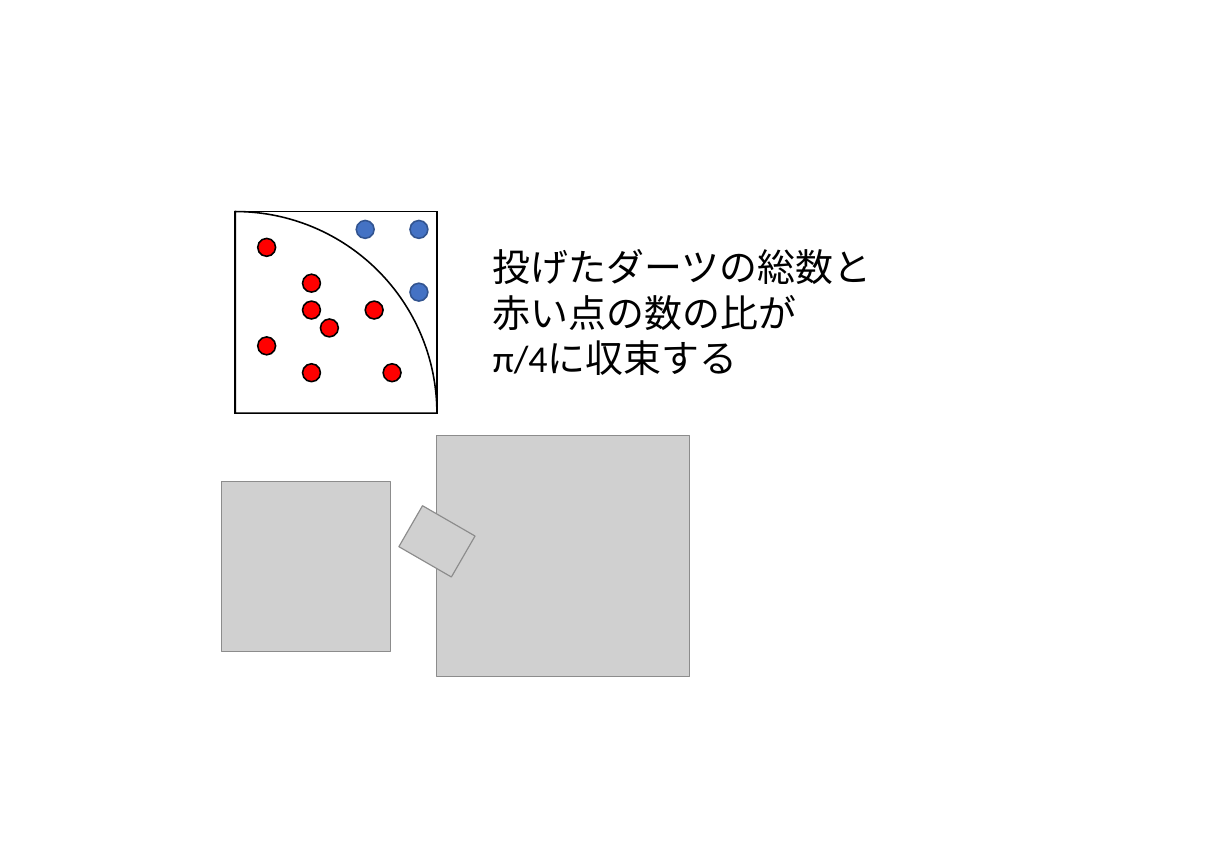
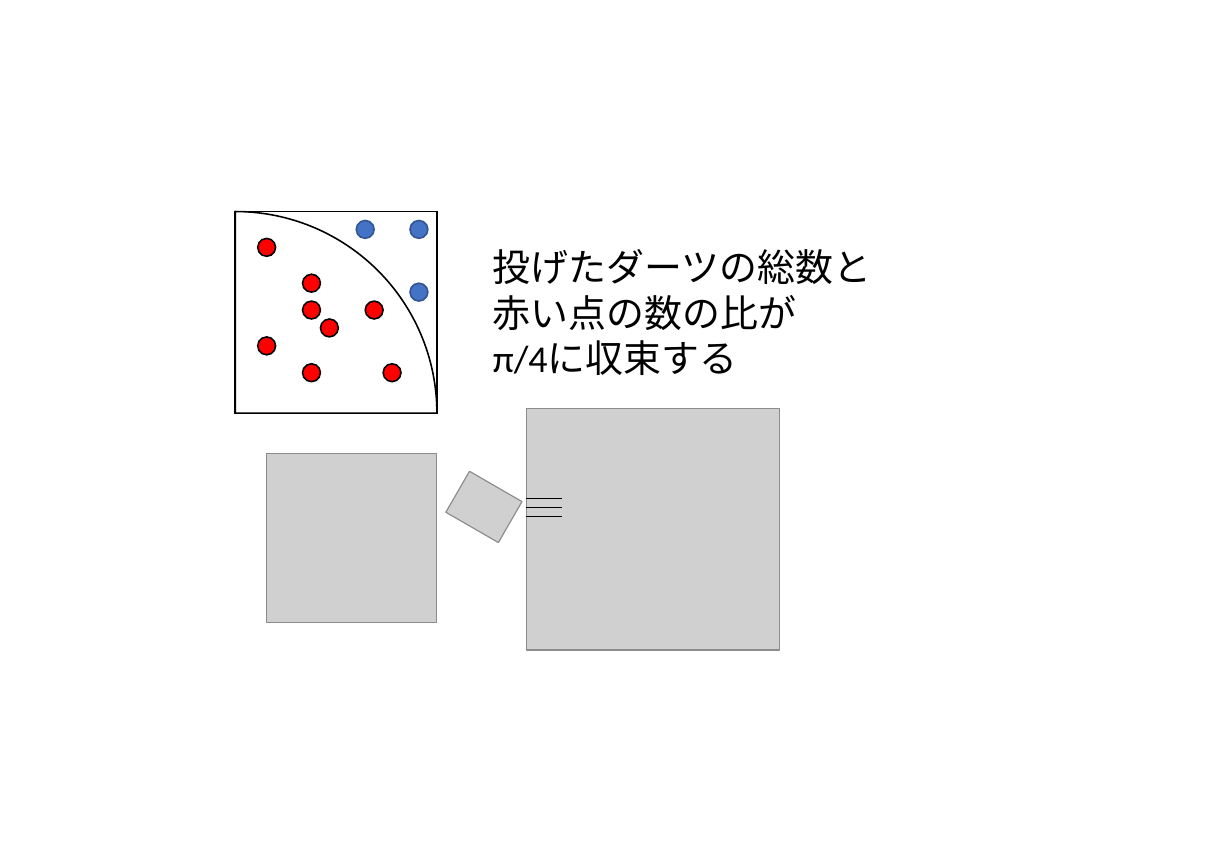
Before and after one commit to kaityo256/sudoku_report, a slide deck: slide 1 of img/fig.pptx. Drawn at 1232x853 pixels with LibreOffice and Linux fonts; fonts in the diff are those of the drawing; grey boxes stand for pictures. Boxes give left, top, right and bottom in pixels: in the first picture for what was removed or moved away, otherwise in the second. Text is boxed around its words. In the diff, an @@ line names an element or a change of style, - is before the commit and + after.

```diff
--- a/img/fig.pptx
+++ b/img/fig.pptx
@@ picture moved from (x1=437, y1=436, x2=689, y2=677) to (x1=527, y1=408, x2=779, y2=650) @@
@@ picture moved from (x1=222, y1=482, x2=391, y2=652) to (x1=267, y1=454, x2=437, y2=623) @@
@@ picture moved from (x1=399, y1=506, x2=475, y2=577) to (x1=446, y1=472, x2=522, y2=543) @@
@@ line added from (527, 498) to (562, 498), #000000 0.5 pt @@
@@ line added from (527, 507) to (562, 507), #000000 0.5 pt @@
@@ line added from (527, 516) to (562, 516), #000000 0.5 pt @@
```
Also in this commit, not shown: 2 slides added, 4 other files.
